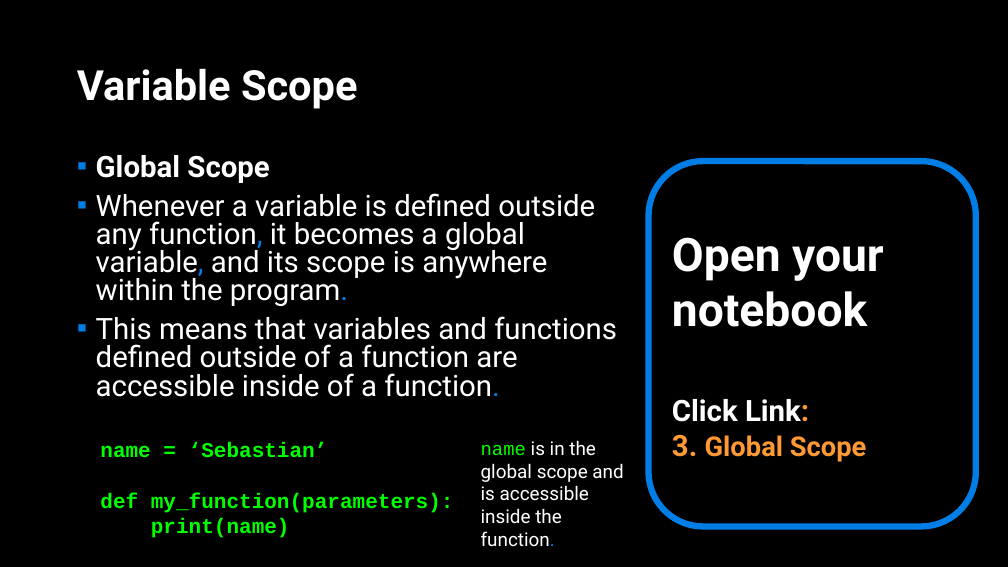
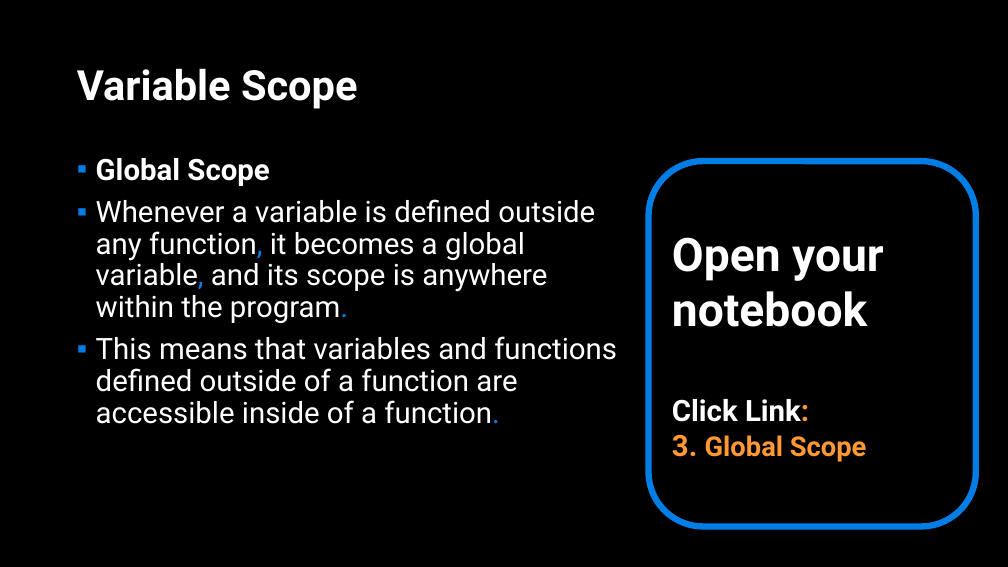
Before and after one commit to APS106/APS106-winter-2022-material, a slide deck: slide 17 of lectures/week2/lecture2/slides/week2_lecture2.pptx (slide 11 before the commit). Drawn at 1008x567 pixels with LibreOffice and Linux fonts; fonts in the diff are those of the drawing; background and template pictures are left out. Boxes give left, top, right and bottom in pixels: in the first picture for what was removed or moved away, otherwise in the second. Text is boxed around its words. In the diff, an @@ line names an element or a change of style, - is before the commit and + after.

```diff
--- a/lectures/week2/lecture2/slides/week2_lecture2.pptx
+++ b/lectures/week2/lecture2/slides/week2_lecture2.pptx
@@ text "Global Scope" at (96,158,617,424): line spacing 0.8 to 0.9 @@
@@ text removed at (100,442,454,538) @@
-name = ‘Sebastian’
-def my_function(parameters):
-print(name)
@@ text removed at (481,440,623,546) @@
-name is in the global scope and is accessible inside the function.
```
Also in this commit, not shown: 10 other slides changed, 6 slides added, 3 other files.
